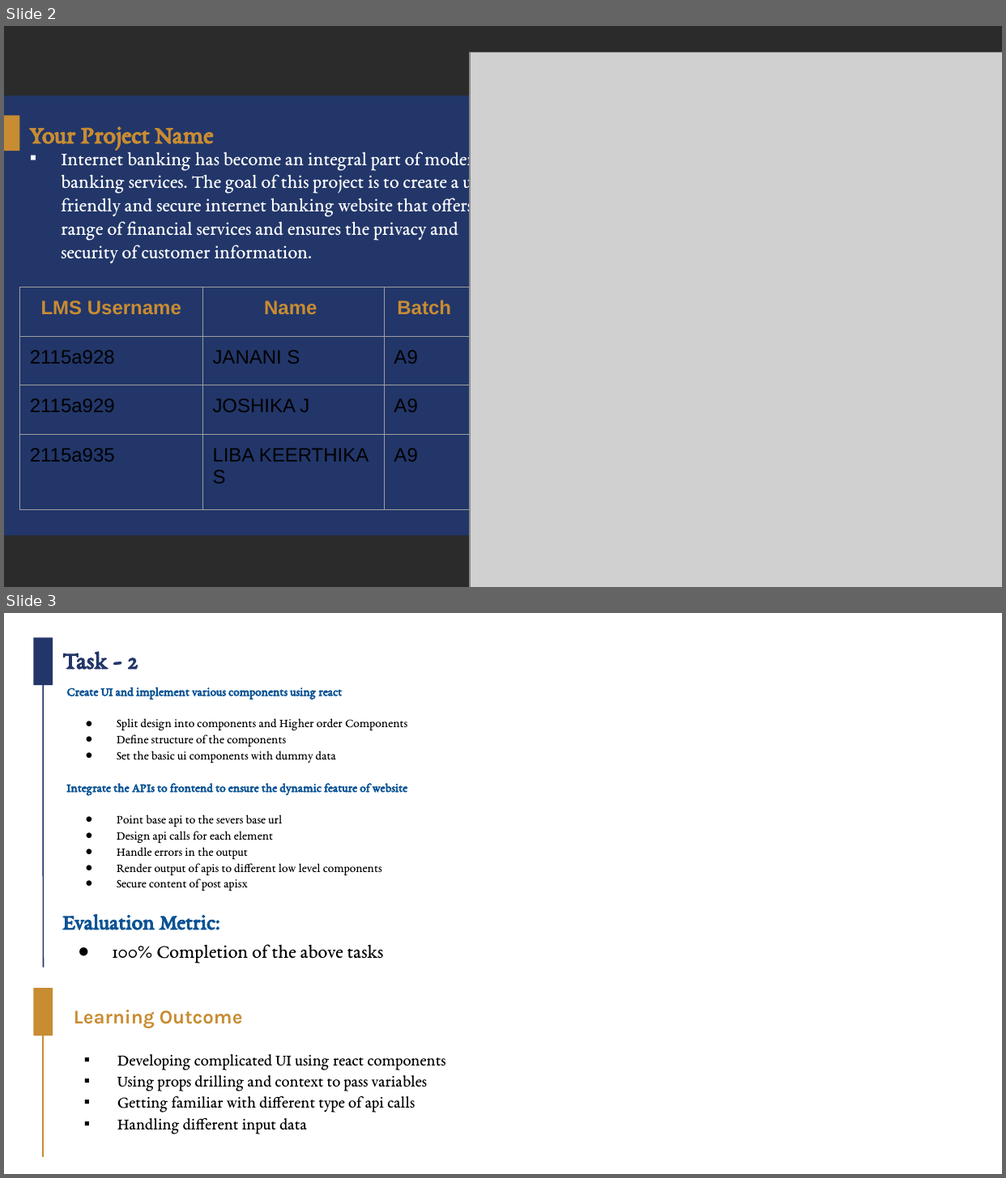
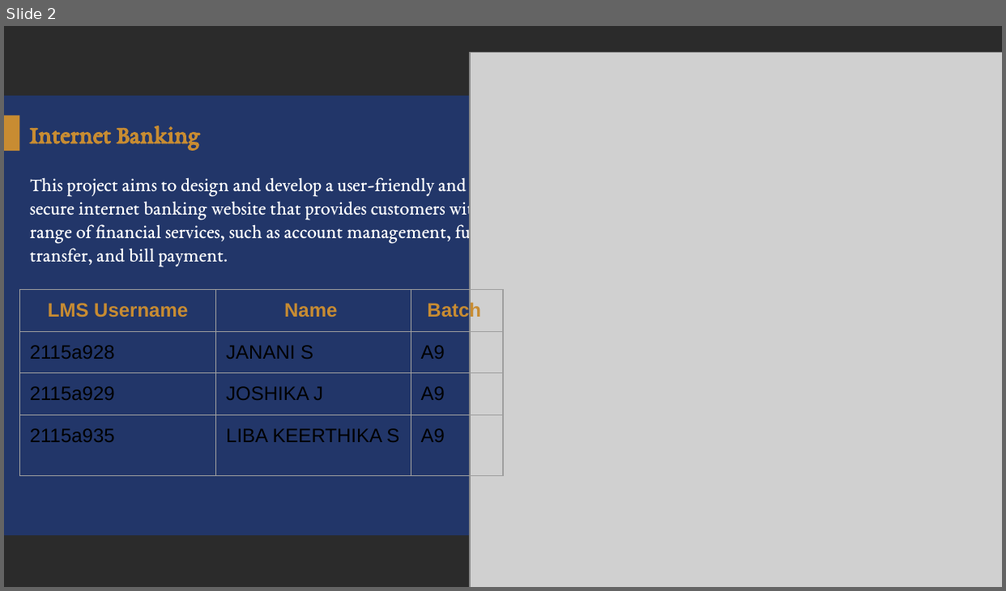
Before and after one commit to libakeerthika/online-banking, a slide deck: Group_A9_11.pptx. Shown one above the other, each under a label of ours: slides 2 and 3 before the commit, slide 2 after it. The pictures are 1006x1178 and 1006x591 pixels, drawn with LibreOffice and Linux fonts; fonts in the diff are those of the drawing; grey boxes stand for pictures; background and template pictures are left out; a plain dark background stands for a picture behind light text. Boxes give left, top, right and bottom in pixels: in the first picture for what was removed or moved away, otherwise in the second. Text is boxed around its words. In the diff, an @@ line names an element or a change of style, - is before the commit and + after.

```diff
--- a/Group_A9_11.pptx
+++ b/Group_A9_11.pptx
@@ slide 3 removed at [4, 613, 1002, 1174], background picture (left out) @@
@@ group removed at [34, 638, 53, 1157]: 2 rectangles, 2 lines @@
@@ text removed at [62, 651, 138, 670] @@
-Task - 2
@@ text removed at [66, 687, 407, 892] @@
-Create UI and implement various components using react
-● Split design into components and Higher order Components
-● Define structure of the components
-● Set the basic ui components with dummy data
-Integrate the APIs to frontend to ensure the dynamic feature of website
-● Point base api to the severs base url
-● Design api calls for each element
-● Handle errors in the output
-● Render output of apis to different low level components
-● Secure content of post apisx
@@ text removed at [62, 914, 220, 931] @@
-Evaluation Metric:
@@ text removed at [113, 944, 384, 964] @@
-● 100% Completion of the above tasks
@@ text removed at [74, 1010, 243, 1029] @@
-Learning Outcome
@@ text removed at [117, 1054, 446, 1135] @@
-▪ Developing complicated UI using react components
-▪ Using props drilling and context to pass variables
-▪ Getting familiar with different type of api calls
-▪ Handling different input data
@@ slide 2 changed as well @@
@@ title at [30, 126, 201, 149]: text changed @@
-Your Project Name
+Internet Banking
@@ text at [30, 177, 491, 267]: text changed @@
-▪ Internet banking has become an integral part of modern banking services. The goal of this project is to create a user-friendly and secure internet banking website that offers a range of financial services and ensures the privacy and security of customer information.
+This project aims to design and develop a user-friendly and secure internet banking website that provides customers with a range of financial services, such as account management, fund transfer, and bill payment.
@@ table: place and size @@
-table at [20, 288, 470, 510]
+table at [20, 290, 503, 487]
```
Also in this commit, not shown: 4 other slides changed, 6 slides added, 2 other slides removed.
